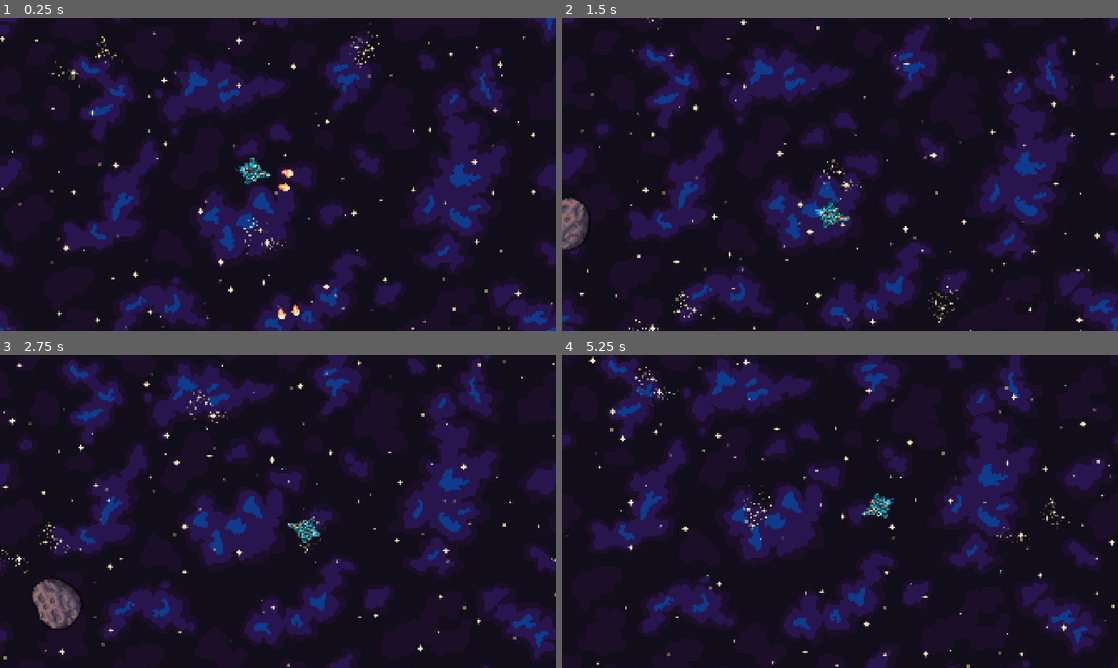
Above: before the commit, frames 1-4 (two rows, left to right).
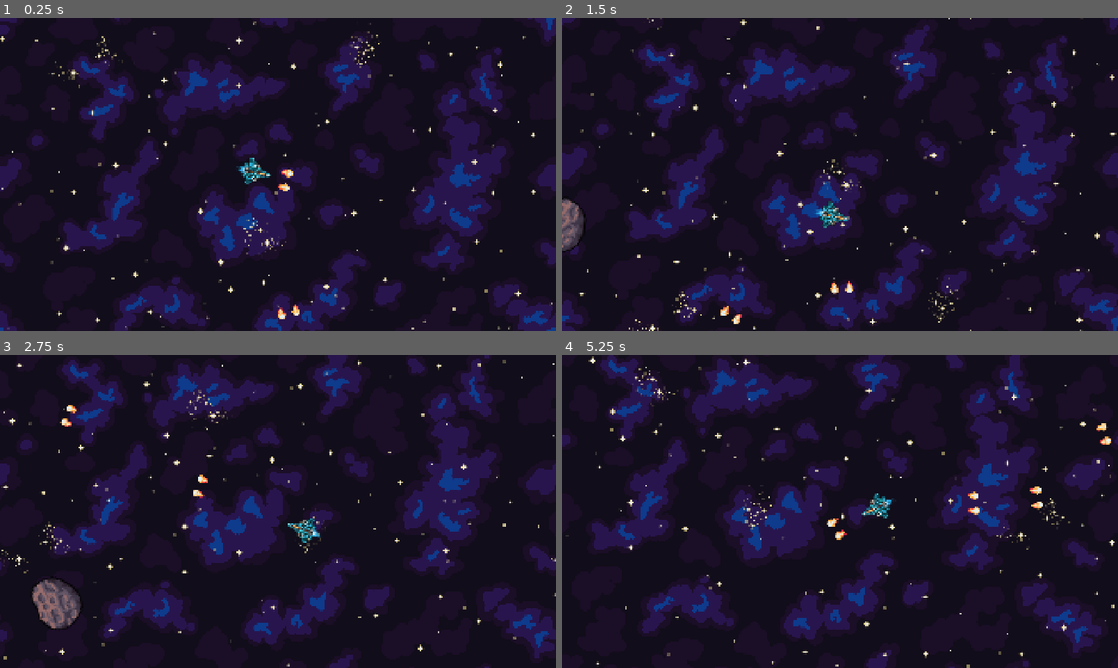
Above: after the commit, the same moments.

Repository: Dantte2/spacesurvivors
Game: Godot game, scene res://scenes/main.tscn
Two runs of this game, one before a commit and one after it. Both use one fixed random seed, a clock stepped at 60 frames per second and the inputs below. The project has no main scene, so this scene is started directly.
Inputs (mouse positions are in pixels of both pictures, inside the frame that each line leads up to):
- Up to frame 1 (0.25 s): no input
- Up to frame 2 (1.5 s): move the mouse to (812, 237) at 0.52 s; hold W (ui_up) from 0.53 s (still down); move the mouse to (1006, 221) at 1.27 s
- Up to frame 3 (2.75 s): move the mouse to (111, 464) at 2.02 s; release W (ui_up) at 2.03 s
- Up to frame 4 (5.25 s): move the mouse to (867, 511) at 2.77 s; move the mouse to (756, 433) at 3.52 s; move the mouse to (962, 495) at 4.27 s; hold W (ui_up) from 4.28 s (still down); move the mouse to (728, 527) at 5.02 s

The runs differ from the first frame. In frame 1, less than 0.1% of the frame differs, in the area x 42-44%, y 47-50%; in frame 2, 0.6%, in the area x 0-53%, y 57-98%; in frame 3, 0.2%; in frame 4, 0.3%.

Commit message:
basic stuff done

Diff:
--- a/scenes/asteroid.tscn
+++ b/scenes/asteroid.tscn
@@ -41,7 +41,7 @@
 "duration": 1.0,
 "texture": SubResource("AtlasTexture_6mo6b")
 }],
-"loop": false,
+"loop": true,
 "name": &"default",
 "speed": 5.0
 }, {
@@ -67,9 +67,9 @@
 "duration": 1.0,
 "texture": SubResource("AtlasTexture_71tyo")
 }],
-"loop": true,
+"loop": false,
 "name": &"explode",
-"speed": 5.0
+"speed": 10.0
 }]
 
 [sub_resource type="CircleShape2D" id="CircleShape2D_osw8w"]
@@ -77,6 +77,7 @@
 
 [node name="asteroid" type="CharacterBody2D" unique_id=1009416237]
 scale = Vector2(5, 5)
+collision_layer = 2
 script = ExtResource("1_6mo6b")
 
 [node name="AnimatedSprite2D" type="AnimatedSprite2D" parent="." unique_id=1464382595]
--- a/scenes/basic_player_bullet.tscn
+++ b/scenes/basic_player_bullet.tscn
@@ -59,12 +59,16 @@
 
 [node name="BasicPlayerBullet" type="Area2D" unique_id=572453092]
 z_index = 1
+collision_layer = 4
+collision_mask = 2
 script = ExtResource("1_p3hdh")
 
 [node name="AnimatedSprite2D" type="AnimatedSprite2D" parent="." unique_id=1847503099]
 sprite_frames = SubResource("SpriteFrames_jpta4")
-frame_progress = 0.40584755
+frame_progress = 0.033353865
 
 [node name="CollisionShape2D" type="CollisionShape2D" parent="." unique_id=770132025]
 rotation = 1.5707964
 shape = SubResource("CapsuleShape2D_53brl")
+
+[node name="VisibleOnScreenNotifier2D" type="VisibleOnScreenNotifier2D" parent="." unique_id=1759776948]
--- a/scenes/player.tscn
+++ b/scenes/player.tscn
@@ -75,6 +75,7 @@
 
 [node name="Player" type="CharacterBody2D" unique_id=633718620]
 scale = Vector2(2, 2)
+collision_mask = 2
 script = ExtResource("1_d2wvv")
 bullet_scene = ExtResource("2_3v2ag")
 
@@ -91,7 +92,7 @@
 position = Vector2(-1.5, -22)
 sprite_frames = SubResource("SpriteFrames_i4ail")
 autoplay = "default"
-frame_progress = 0.14600262
+frame_progress = 0.96088994
 flip_v = true
 
 [node name="BulletSpawn1" type="Node2D" parent="." unique_id=73072611]
--- a/scripts/asteroid.gd
+++ b/scripts/asteroid.gd
@@ -6,7 +6,14 @@
 @export var drift_speed_range: Vector2 = Vector2(20.0, 60.0)  # pixels/sec
 var drift_velocity: Vector2 = Vector2.ZERO
 
+@export var max_health: int = 10
+var health: int = 0
+
+var is_exploding: bool = false  # Prevent multiple explosions
+
 func _ready() -> void:
+    health = max_health
+
     # Random rotation
     rotation_speed = randf_range(rotation_speed_range.x, rotation_speed_range.y)
 
@@ -16,9 +23,44 @@
     drift_velocity = Vector2(cos(angle), sin(angle)) * speed
 
 func _physics_process(delta: float) -> void:
+    if is_exploding:
+        return  # Stop movement during explosion
     # Rotate
     rotation += rotation_speed * delta
 
     # Drift in space
     velocity = drift_velocity
     move_and_slide()
+
+# --- Damage handling ---
+func take_damage(amount: int = 1) -> void:
+    if is_exploding:
+        return  # Ignore damage while exploding
+    health -= amount
+    if health <= 0:
+        explode()
+
+# --- Explosion ---
+func explode() -> void:
+    if is_exploding:
+        return  # Already exploding
+    is_exploding = true
+
+    # Stop movement
+    velocity = Vector2.ZERO
+    set_physics_process(false)
+
+    # Play explosion animation
+    if has_node("AnimatedSprite2D"):
+        var sprite = $AnimatedSprite2D
+        sprite.animation = "explode"  # Make sure your animation is named "explode"
+        sprite.play()
+
+        # Connect safely to animation_finished
+        if not sprite.animation_finished.is_connected(Callable(self, "_on_explosion_finished")):
+            sprite.animation_finished.connect(Callable(self, "_on_explosion_finished"))
+    else:
+        queue_free()  # Fallback if no sprite
+
+func _on_explosion_finished():
+    queue_free()
--- a/scripts/basic_player_bullet.gd
+++ b/scripts/basic_player_bullet.gd
@@ -1,17 +1,28 @@
 extends Area2D
 
-@export var speed: float = 1800.0  # pixels per second
-var direction: Vector2 = Vector2.UP  # default moving up
+@export var speed: float = 1800.0
+var direction: Vector2 = Vector2.UP
 
 func _ready() -> void:
-    # Optional: rotate bullet sprite to match direction
     rotation = direction.angle()
 
+    # Offscreen deletion
+    if not has_node("VisibleOnScreenNotifier2D"):
+        var notifier = VisibleOnScreenNotifier2D.new()
+        add_child(notifier)
+        notifier.rect = Rect2(Vector2(-8, -8), Vector2(16, 16))
+        notifier.screen_exited.connect(Callable(self, "_on_screen_exited"))
+
+    # Collision detection
+    body_entered.connect(Callable(self, "_on_body_entered"))
+
 func _process(delta: float) -> void:
-    # Move bullet
     global_position += direction.normalized() * speed * delta
 
-    # Remove if offscreen (simple approach)
-    var viewport_rect = Rect2(Vector2.ZERO, get_viewport_rect().size)
-    if not viewport_rect.has_point(global_position):
-        queue_free()
+func _on_screen_exited():
+    queue_free()
+
+func _on_body_entered(body):
+    if body.has_method("take_damage"):
+        body.take_damage(1)
+    queue_free()
--- a/scripts/space_generator.gd
+++ b/scripts/space_generator.gd
@@ -18,11 +18,16 @@
     if not player_node:
         return
 
-    # Remove far away asteroids
-    for a in asteroids.duplicate():
+    # Remove far away or freed asteroids safely
+    asteroids = asteroids.filter(func(a):
+        if not is_instance_valid(a):
+            return false  # remove freed asteroids
         if a.global_position.distance_to(player_node.global_position) > spawn_radius * 2:
             a.queue_free()
-            asteroids.erase(a)
+            return false  # remove far away asteroids
+        return true  # keep the asteroid
+
+    )
 
     # Spawn new asteroids
     while asteroids.size() < max_asteroids:
@@ -30,10 +35,10 @@
         var distance = randf_range(min_distance, spawn_radius)
         var pos = player_node.global_position + Vector2(cos(angle), sin(angle)) * distance
 
-        # Optional: check if inside camera rectangle
+        # Optional: skip spawning inside camera rectangle
         var cam_rect = Rect2(player_node.global_position - Vector2(960, 540), Vector2(1920, 1080))
         if cam_rect.has_point(pos):
-            continue  # skip spawning inside visible screen
+            continue
 
         var asteroid = asteroid_scene.instantiate()
         asteroid.global_position = pos
